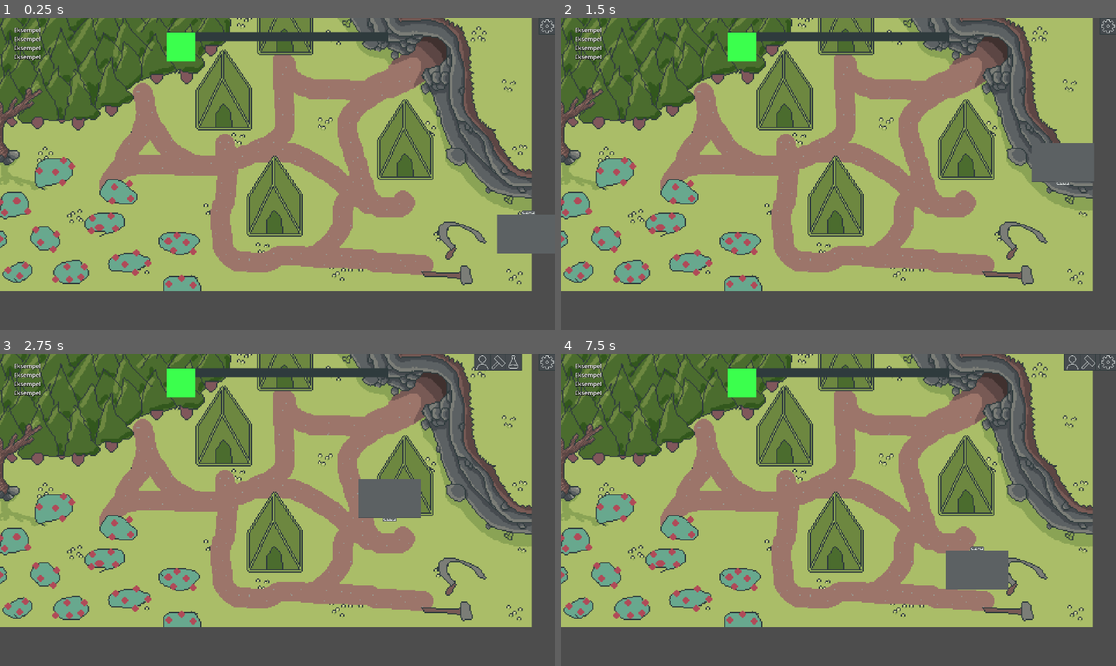
Above: before the commit, frames 1-4 (two rows, left to right).
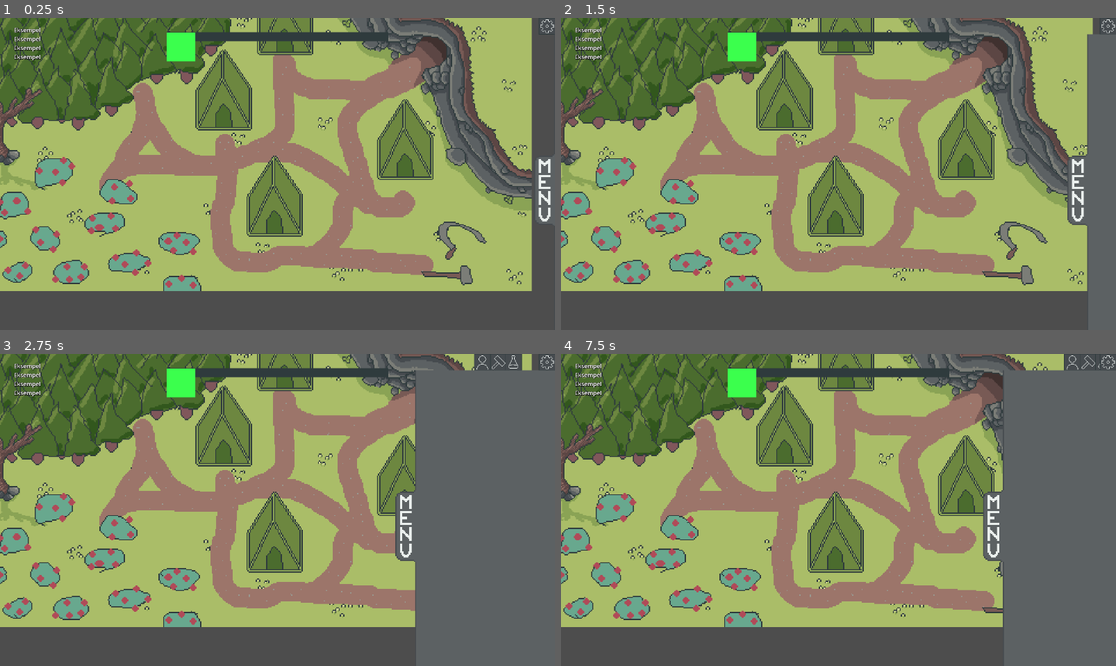
Above: after the commit, the same moments.

Repository: Lueegee1/EksamenDDU
Game: Godot game, scene res://Scenes/Root.tscn
The game is run twice, just before and just after one commit, with the same random seed, the same clock (stepped at 60 frames per second) and the same inputs. The engine's default icon, where the game draws it, is replaced by a stand-in: a white triangle on a blue panel in a dark square.
Inputs (mouse positions are in pixels of both pictures, inside the frame that each line leads up to; where the layout moved, square brackets give the same spot in the first picture):
- Up to frame 1 (0.25 s): no input
- Up to frame 2 (1.5 s): click (1110, 27) at 0.5 s; click (1032, 189) [1088, 198] at 1.25 s
- Up to frame 3 (2.75 s): click (538, 363) at 2 s
- Up to frame 4 (7.5 s): click (1060, 363) at 2.75 s; click (1077, 363) at 3.5 s; click (1043, 363) at 4.25 s; click (1060, 363) at 5 s; click (1077, 363) at 5.75 s; click (1110, 363) at 6.5 s; click (894, 525) [949, 534] at 7.25 s

The runs differ from the first frame. In frame 1, 1.1% of the frame differs, in the area x 89-100%, y 45-76%; in frame 2, 1.7%; in frame 3, 16%, in the area x 64-96%, y 5-88%; in frame 4, 13%.
Error in both runs: Invalid assignment of property or key 'GameManager' with value of type 'Node2D (GameManager.gd)' on a base object of type 'Nil'. (res://Scripts/GameManager.gd:…

Commit message:
Build menu shell with bad backend

Diff:
--- a/ddu-eksamen/Scenes/BuildCard.tscn
+++ b/ddu-eksamen/Scenes/BuildCard.tscn
@@ -1,5 +1,6 @@
 [gd_scene format=3 uid="uid://txsaqrmj5c8n"]
 
+[ext_resource type="Script" uid="uid://d3ycq41vl4mo8" path="res://Scripts/BuildCard.gd" id="1_3puww"]
 [ext_resource type="Texture2D" uid="uid://wf57ycnil5u2" path="res://icon.svg" id="2_ctjep"]
 [ext_resource type="Texture2D" uid="uid://t8q6w2csfxu7" path="res://Assets/temp files/buttons/Sprite-0003-Sheet8.png" id="3_3puww"]
 [ext_resource type="Texture2D" uid="uid://bof7pvd4tu0yp" path="res://Assets/temp files/buttons/Sprite-0003-Sheet4.png" id="4_ctjep"]
@@ -19,6 +20,7 @@
 anchors_preset = 0
 offset_right = 415.0
 offset_bottom = 175.0
+script = ExtResource("1_3puww")
 
 [node name="Group1" type="Control" parent="." unique_id=2109116533]
 anchors_preset = 0
--- a/ddu-eksamen/Scenes/Game.tscn
+++ b/ddu-eksamen/Scenes/Game.tscn
@@ -136,7 +136,6 @@
 autostart = true
 
 [node name="UI" type="CanvasLayer" parent="." unique_id=150449304]
-layer = 4
 script = ExtResource("3_j5yw3")
 
 [node name="HappinessBar" type="Control" parent="UI" unique_id=1952716547]
@@ -227,21 +226,22 @@
 texture_pressed = ExtResource("20_umnjm")
 
 [node name="Button9" type="TextureButton" parent="UI/MenuButtons" unique_id=1094168563]
+z_index = 1
 layout_mode = 0
 offset_left = 100.0
 offset_right = 300.0
 offset_bottom = 200.0
-rotation = 1.5707964
-scale = Vector2(0.2, 0.2)
 texture_normal = ExtResource("21_18uti")
 
 [node name="RootMenu" type="Control" parent="UI" unique_id=2022202983]
+z_index = 5
 layout_mode = 3
 anchors_preset = 0
 offset_right = 40.0
 offset_bottom = 40.0
 
 [node name="ColonistScroll" type="ScrollContainer" parent="UI/RootMenu" unique_id=476092129]
+z_index = 3
 layout_mode = 0
 offset_right = 480.0
 offset_bottom = 1025.0
@@ -255,6 +255,7 @@
 layout_mode = 2
 
 [node name="ResearchScroll" type="ScrollContainer" parent="UI/RootMenu" unique_id=685978377]
+z_index = 3
 layout_mode = 0
 offset_right = 480.0
 offset_bottom = 1025.0
@@ -268,6 +269,7 @@
 layout_mode = 2
 
 [node name="BuildScroll" type="ScrollContainer" parent="UI/RootMenu" unique_id=1474596978]
+z_index = 3
 layout_mode = 0
 offset_right = 480.0
 offset_bottom = 1005.0
@@ -301,6 +303,7 @@
 position = Vector2(608, 369)
 
 [node name="Eliots seje ting" type="CanvasLayer" parent="." unique_id=1257076175]
+layer = 0
 offset = Vector2(300, 81)
 scale = Vector2(4, 4)
 transform = Transform2D(4, 0, 0, 4, 300, 81)
--- /dev/null
+++ b/ddu-eksamen/Scripts/BuildCard.gd
@@ -0,0 +1,16 @@
+extends Control
+
+
+# Called when the node enters the scene tree for the first time.
+func _ready() -> void:
+	pass # Replace with function body.
+
+
+# Called every frame. 'delta' is the elapsed time since the previous frame.
+func _process(delta: float) -> void:
+	pass
+
+func setup(title):
+	$Group1/Label.text = title
+
+	pass
--- a/ddu-eksamen/Scripts/UI.gd
+++ b/ddu-eksamen/Scripts/UI.gd
@@ -11,6 +11,7 @@
 
 const character_card = preload("res://Scenes/ColonistCard.tscn")
 const research_card = preload("res://Scenes/ResearchCard.tscn")
+const build_card = preload("res://Scenes/BuildCard.tscn")
 const bar_max_width = 768.0  # 2/5 of 1920
 const bar_height = 30
 const lerp_speed = 0.1
@@ -27,6 +28,7 @@
 
 var colonists_card_dict: Dictionary = {}
 var research_card_dict: Dictionary ={}
+var build_card_dict: Dictionary = {}
 
 func position_elements() -> void:
 	#Bar
@@ -50,7 +52,7 @@
 	buttons[5].set_position(Vector2(root_closed_pos.x*0.285+(2*0.45*30),0))
 	buttons[6].set_position(Vector2(31*2, screen_dim.y/5+10)+menu_offset)
 	buttons[7].set_position(Vector2(root_open_pos.x*0.285,0) + Vector2(4*0.45*31,0))
-	buttons[8].set_position(Vector2(screen_dim.x/4+8, screen_dim.y/10))
+	buttons[8].set_position(Vector2(screen_dim.x/20+80, screen_dim.y/80))
 
 	#Menus
 	for button in buttons:
@@ -74,7 +76,7 @@
 	buttons[2].position.x =move_toward(buttons[2].position.x,root_pos.x*0.285, 0.27*speed*delta)
 	buttons[3].position.x =move_toward(buttons[3].position.x,root_pos.x*0.285+(1*0.45*30), 0.27*speed*delta)
 	buttons[5].position.x =move_toward(buttons[5].position.x,root_pos.x*0.285+(2*0.45*30), 0.27*speed*delta)
-	buttons[8].position.x = move_toward(buttons[8].position.x, (screen_dim.x/4+4) +(root_pos.x-root_closed_pos.x)/4, 0.255*speed*delta)
+	buttons[8].position.x = move_toward(buttons[8].position.x, (screen_dim.x/20+71) +(2+root_pos.x-root_closed_pos.x)/4, 0.255*speed*delta)
 	#Unreadable logic
 	if not build_open:
 		build_menu.visible = false
@@ -104,6 +106,7 @@
 	for character in to_remove:
 		$RootMenu/ColonistScroll/ColonistMenu.remove_child(colonists_card_dict[character])
 		colonists_card_dict.erase(character)
+
 	#Make research menu
 	for research in range(Global.GameManager.researches.size()):
 		research +=1
@@ -120,6 +123,15 @@
 	for research in to_remove2:
 		$RootMenu/ResearchScroll/ResearchMenu.remove_child(research_card_dict[research])
 		research_card_dict.erase(research)
+
+	#Make Building Menu
+	#Hardcoding like a dweeb
+	for build_type in ["farm", "mine", "plant_station", "research_lab", "house", "house", "house", "house"]:
+		if Global.GameManager.can_build_building(build_type) and build_type not in build_card_dict:
+			var card = build_card.instantiate()
+			$RootMenu/BuildScroll/BuildMenu.add_child(card)
+			card.setup(build_type)
+			build_card_dict[build_type] = card
 
 func update_ressources():
 	$Ressources.text = str(Global.plant_matter) + "
@@ -182,8 +194,6 @@
 			colonist_open = true
 		if root_open:
 			root_open = false
-			$MenuButtons/Button9.flip_h = false
 		else:
 			root_open = true
-			$MenuButtons/Button9.flip_h = true
 		print(root_open)
Not shown, added: ddu-eksamen/Scripts/BuildCard.gd.uid
